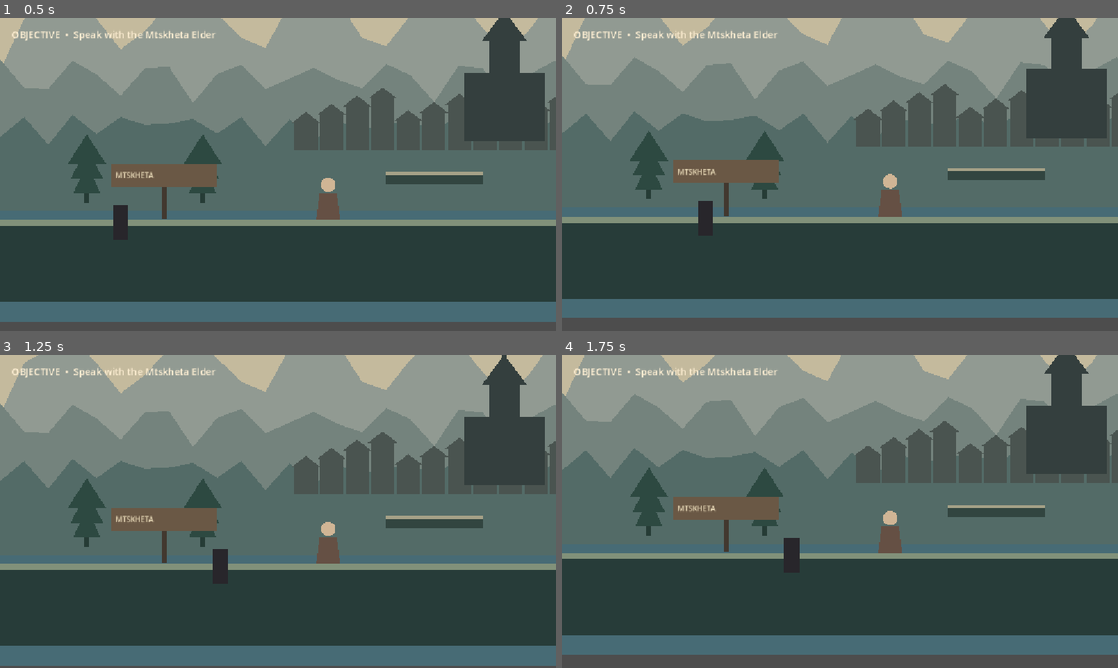
Above: before the commit, frames 1-4 (two rows, left to right).
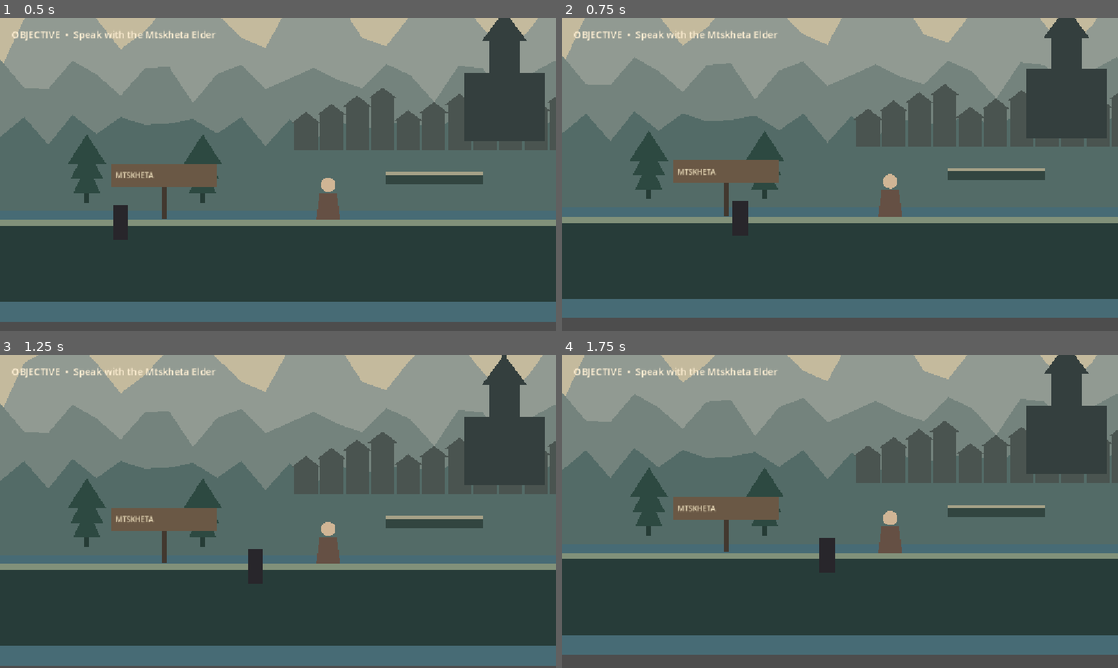
Above: after the commit, the same moments.

Repository: Mikheil-Flammifer/mountain-remembers-godot
Game: Godot game, scene res://scenes/levels/mtskheta/mtskheta.tscn
Two runs of this game, one before a commit and one after it. Both use one fixed random seed, a clock stepped at 60 frames per second and the inputs below. The project has no main scene, so this scene is started directly.
Inputs (mouse positions are in pixels of both pictures, inside the frame that each line leads up to):
- Up to frame 1 (0.5 s): no input
- Up to frame 2 (0.75 s): tap Enter at 0.5 s; move the mouse to (962, 158) at 0.52 s; hold D (move_right) from 0.53 s (still down); hold Shift from 0.53 s (still down); click (962, 158) at 0.67 s
- Up to frame 3 (1.25 s): keep holding D (move_right); keep holding Shift; tap Space (jump) at 0.77, 0.8, 1.07 s
- Up to frame 4 (1.75 s): release D (move_right) at 1.25 s; release Shift at 1.25 s; drag from (728, 527) to (812, 574) at 1.27 s

Frame 1 is identical in both runs. In frame 2, 0.4% of the frame differs, in the area x 24-34%, y 58-66%; in frame 3, 0.4%; in frame 4, 0.4%.

Commit message:
feat(player): implement horizontal dash with air dash reset

Diff:
--- a/scripts/components/movement_component.gd
+++ b/scripts/components/movement_component.gd
@@ -2,13 +2,9 @@
 class_name MovementComponent
 extends Node
 
-## Responsive 2D platformer movement.
-## Supports:
-## - Ground and air acceleration
-## - Variable-height jumping
-## - Coyote time
-## - Jump buffering
-## - Maximum falling speed
+## Responsive movement with ground/air control,
+## variable jumping, coyote time, jump buffering,
+## and one air dash before landing.
 
 @export_group("Horizontal Movement")
 @export var run_speed: float = 320.0
@@ -27,9 +23,23 @@
 @export var coyote_time: float = 0.12
 @export var jump_buffer_time: float = 0.14
 
+@export_group("Dash")
+@export var dash_speed: float = 650.0
+@export var dash_duration: float = 0.17
+@export var dash_cooldown: float = 0.30
+
+var facing_direction: float = 1.0
+
 var _coyote_timer: float = 0.0
 var _jump_buffer_timer: float = 0.0
 
+var _dash_timer: float = 0.0
+var _dash_cooldown_timer: float = 0.0
+var _dash_direction: float = 1.0
+var _dash_available: bool = true
+var _dashing: bool = false
+var _dash_was_pressed: bool = false
+
 
 func physics_tick(
 	body: CharacterBody2D,
@@ -38,8 +48,37 @@
 	var grounded: bool = body.is_on_floor()
 
 	_update_timers(grounded, delta)
-	_update_horizontal(body, grounded, delta)
-	_update_vertical(body, grounded, delta)
+
+	var direction: float = Input.get_axis(
+		"move_left",
+		"move_right"
+	)
+
+	if not is_zero_approx(direction):
+		facing_direction = signf(direction)
+
+	var dash_pressed: bool = _dash_input_pressed()
+	var dash_just_pressed: bool = (
+		dash_pressed and not _dash_was_pressed
+	)
+	_dash_was_pressed = dash_pressed
+
+	if grounded and not _dashing:
+		_dash_available = true
+
+	if (
+		dash_just_pressed
+		and _dash_available
+		and _dash_cooldown_timer <= 0.0
+		and not _dashing
+	):
+		_start_dash(body, direction)
+
+	if _dashing:
+		_update_dash(body, delta)
+	else:
+		_update_horizontal(body, grounded, direction, delta)
+		_update_vertical(body, grounded, delta)
 
 	body.move_and_slide()
 
@@ -64,17 +103,18 @@
 			0.0
 		)
 
+	_dash_cooldown_timer = maxf(
+		_dash_cooldown_timer - delta,
+		0.0
+	)
+
 
 func _update_horizontal(
 	body: CharacterBody2D,
 	grounded: bool,
-	delta: float
-) -> void:
-	var direction: float = Input.get_axis(
-		"move_left",
-		"move_right"
-	)
-
+	direction: float,
+	delta: float
+) -> void:
 	var target_speed: float = direction * run_speed
 	var acceleration: float
 
@@ -103,7 +143,6 @@
 	grounded: bool,
 	delta: float
 ) -> void:
-	# Apply gravity only when airborne.
 	if not grounded:
 		body.velocity.y = minf(
 			body.velocity.y + gravity * delta,
@@ -112,8 +151,6 @@
 	elif body.velocity.y > 0.0:
 		body.velocity.y = 0.0
 
-	# Buffered jump, including a short window
-	# after leaving a platform.
 	if (
 		_jump_buffer_timer > 0.0
 		and _coyote_timer > 0.0
@@ -122,7 +159,55 @@
 		_jump_buffer_timer = 0.0
 		_coyote_timer = 0.0
 
-	# Releasing jump early produces a shorter jump.
 	if Input.is_action_just_released("jump"):
 		if body.velocity.y < 0.0:
 			body.velocity.y *= jump_cut_multiplier
+
+
+func _dash_input_pressed() -> bool:
+	# Shift works immediately. A custom "dash"
+	# Input Map action can also be used later.
+	if InputMap.has_action("dash"):
+		return (
+			Input.is_action_pressed("dash")
+			or Input.is_physical_key_pressed(KEY_SHIFT)
+		)
+
+	return Input.is_physical_key_pressed(KEY_SHIFT)
+
+
+func _start_dash(
+	body: CharacterBody2D,
+	direction: float
+) -> void:
+	_dashing = true
+	_dash_available = false
+	_dash_timer = dash_duration
+	_dash_cooldown_timer = dash_cooldown
+
+	_dash_direction = (
+		signf(direction)
+		if not is_zero_approx(direction)
+		else facing_direction
+	)
+
+	body.velocity = Vector2(
+		_dash_direction * dash_speed,
+		0.0
+	)
+
+
+func _update_dash(
+	body: CharacterBody2D,
+	delta: float
+) -> void:
+	_dash_timer -= delta
+
+	body.velocity = Vector2(
+		_dash_direction * dash_speed,
+		0.0
+	)
+
+	if _dash_timer <= 0.0:
+		_dashing = false
+		body.velocity.x = _dash_direction * run_speed
